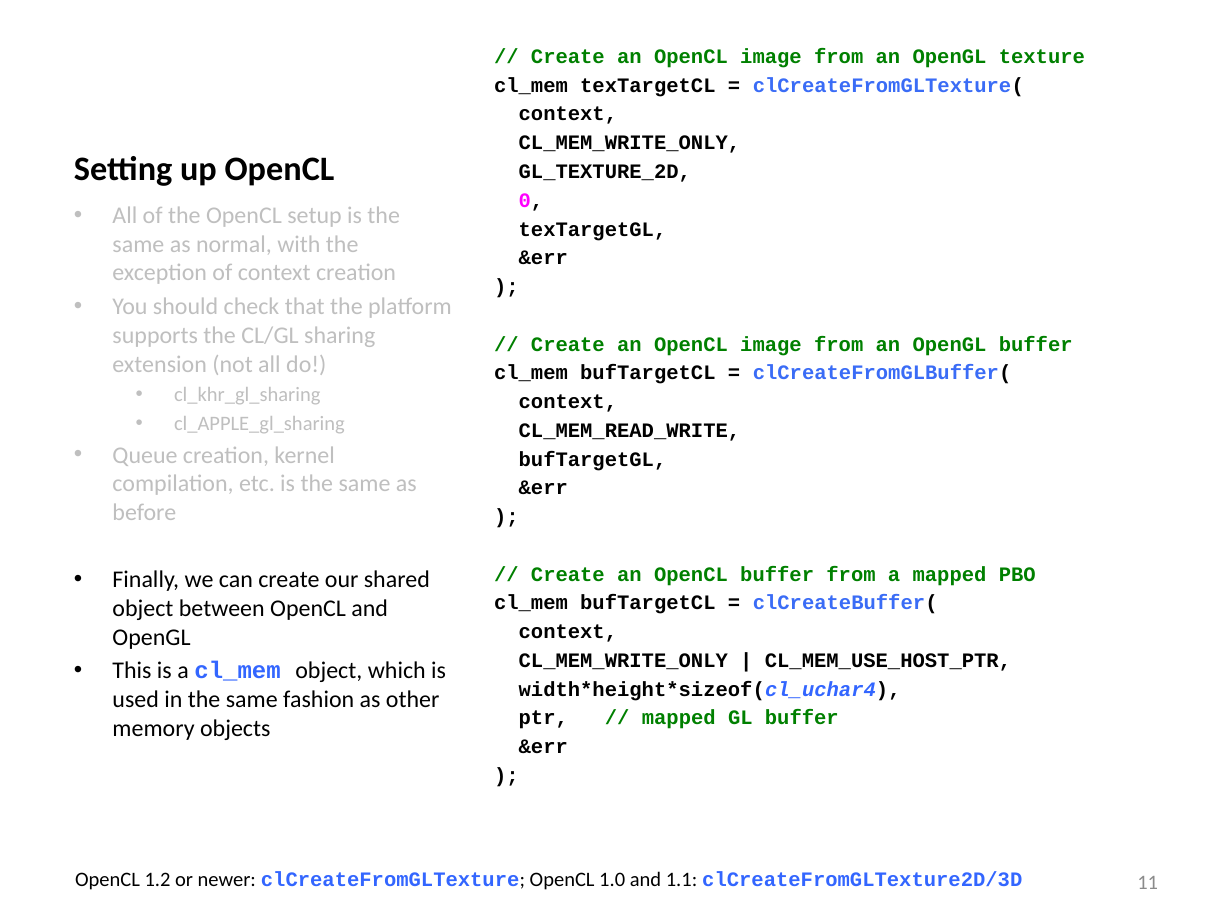
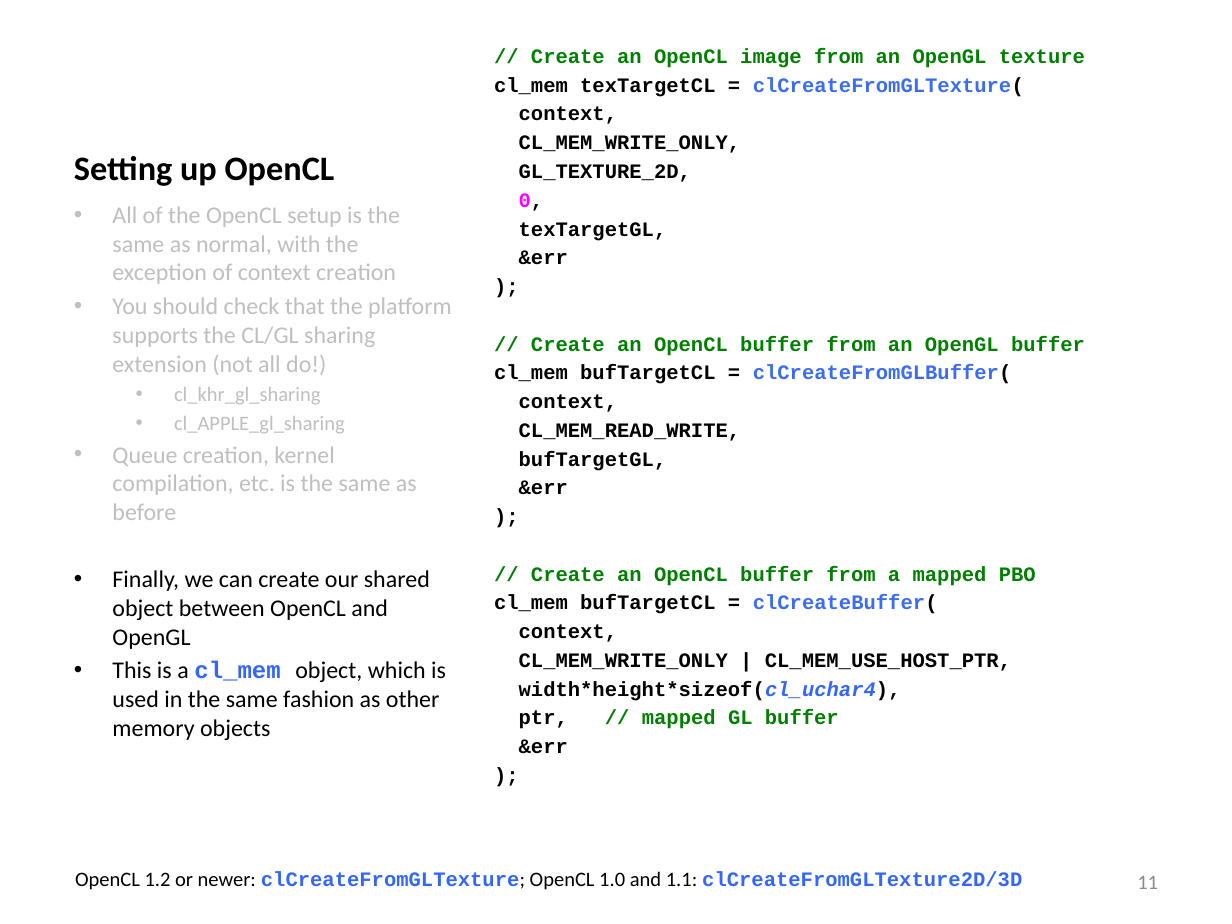
Before and after one commit to UoB-HPC/opencl-training-slides, a slide deck: slide 11 of advanced_part4.pptx. Drawn at 1232x924 pixels with LibreOffice and Linux fonts; fonts in the diff are those of the drawing. Boxes give left, top, right and bottom in pixels: in the first picture for what was removed or moved away, otherwise in the second. Text is boxed around its words. In the diff, an @@ line names an element or a change of style, - is before the commit and + after.

Commit message:
Fix typo about creating CL image from GL *buffer*, fixed to say CL buffer

```diff
--- a/advanced_part4.pptx
+++ b/advanced_part4.pptx
@@ text at (531,336,1085,356): text changed @@
-// Create an OpenCL image from an OpenGL buffer
+// Create an OpenCL buffer from an OpenGL buffer
```
Also in this commit, not shown: 1 other slide changed.
